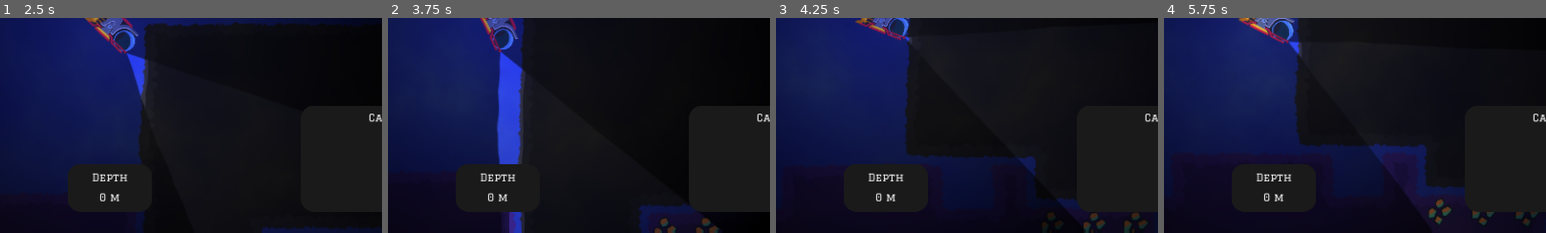
Above: before the commit, frames 1-4 (left to right).
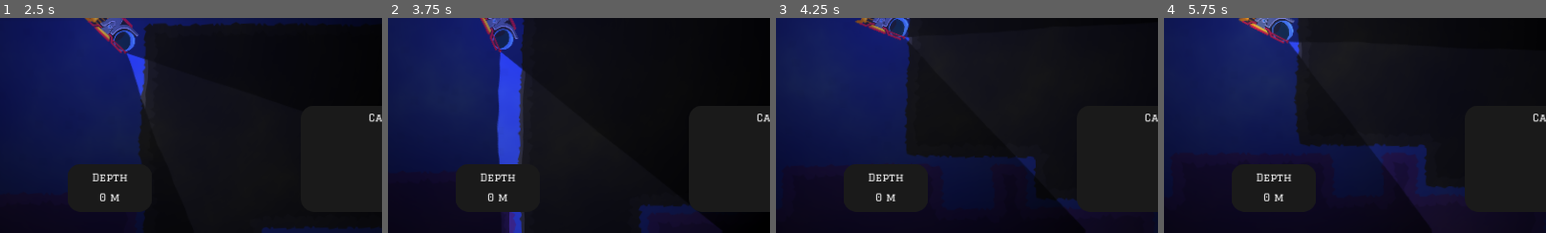
Above: after the commit, the same moments.

Repository: Remblej/SubmarineGame
Game: Godot game, scene res://map/test.tscn
Same seed, same stepped clock (60 frames per second), same inputs: the game is played once before the commit and once after it. The engine's default icon, where the game draws it, is replaced by a stand-in: a white triangle on a blue panel in a dark square.
Inputs (mouse positions are % of the whole screen's width and height, from its top left):
- Up to frame 1 (2.5 s): move the mouse to (72, 45) at 0.52 s; press the mouse at (72, 45) at 0.53 s; hold D (debug_right) 0.53-1.28 s; move the mouse to (30, 55) at 1.27 s; release the mouse at (30, 55) at 1.28 s; hold A (debug_left) 1.28-2.03 s; click (30, 55) at 1.35 s; move the mouse to (60, 28) at 2.02 s; press the mouse at (60, 28) at 2.03 s; hold D (debug_right) from 2.03 s (still down)
- Up to frame 2 (3.75 s): move the mouse to (45, 70) at 2.77 s; release D (debug_right) at 2.78 s; release the mouse at (45, 70) at 2.78 s; hold W (debug_up) 2.78-3.53 s; click (45, 70) at 2.85 s; move the mouse to (80, 65) at 3.52 s; press the mouse at (80, 65) at 3.53 s; hold A (debug_left) from 3.53 s (still down)
- Up to frame 3 (4.25 s): keep holding A (debug_left); tap R (debug_regenerate) at 4.15 s
- Up to frame 4 (5.75 s): keep holding A (debug_left); move the mouse to (20, 35) at 4.27 s; release the mouse at (20, 35) at 4.28 s; click (20, 35) at 4.35 s; move the mouse to (55, 50) at 5.02 s; press the mouse at (55, 50) at 5.03 s
The pictures show only the part of the screen within x 36-86%, y 50-100%; the shares and areas given below are measured in that part.

Frame 1 is identical in both runs. In frame 2, 0.3% of the frame differs, in the area x 69-87%, y 92-100%; in frame 3, 0.4%; in frame 4, 0.5%, in the area x 69-98%, y 84-97%.

Commit message:
reveal only accessible resources

Diff:
--- a/map/map.gd
+++ b/map/map.gd
@@ -15,6 +15,7 @@
 var default_terrain_hit_points = 2 # todo based on depth / biome
 var resource_hit_points: Dictionary = {} # [resource_id: int, hit_points: int]
 var _tile_damage: Dictionary = {} # [Vector2i, int] # TODO clean to avoid memory leak
+var _explored_tiles: Array[Vector2i] = []
 
 func _ready() -> void:
 	Globals.drill_hit.connect(_on_drill_hit)
@@ -28,9 +29,11 @@
 	_tile_damage[coords] = _tile_damage.get(coords, 0) + drill_damage
 	Globals.tile_hit.emit(r)
 	if _tile_damage[coords] >= _get_hit_points(coords):
+		_tile_damage.erase(coords)
 		terrain_tml.set_cells_terrain_connect([coords], 0, -1, true)
 		Globals.tile_destroyed.emit(r)
-		_reveal_resources_at(terrain_tml.get_surrounding_cells(coords))
+		_reveal_resources_after_dig(coords)
+		#_reveal_resources_at(terrain_tml.get_surrounding_cells(coords))
 		if r:
 			resources_tml.erase_cell(coords)
 			Globals.resource_drilled.emit(r)
@@ -55,6 +58,8 @@
 	boundary_tml.clear()
 	resources_tml.clear()
 	hidden_resources_tml.clear()
+	_explored_tiles.clear()
+	_tile_damage.clear()
 	var settings = MapGenerator.MapGenerationSettings.new()
 	settings.playable_area = Rect2i().grow_individual(width/2, 0, width/2, height)
 	settings.total_area = settings.playable_area.grow_individual(bounds_padding, 1, bounds_padding, bounds_padding)
@@ -63,7 +68,8 @@
 	settings.no_bounds_zones.push_back(Rect2i().grow_individual(base_tunnel_width / 2, 0, base_tunnel_width / 2, height/2)) # make sure no bounds generate under base
 	map_generator.spawn_terrain(settings, terrain_tml, boundary_tml)
 	map_generator.spawn_resources(width, height, terrain_tml, hidden_resources_tml)
-	_reveal_resources_initially()
+	#_reveal_resources_initially()
+	_reveal_resources_after_dig(Vector2i.ZERO) ## reveal resources initially visible
 	print("full generation took: " + str(Time.get_unix_time_from_system() - time))
 
 func _input(event: InputEvent) -> void:
@@ -72,23 +78,50 @@
 	if event.is_action_pressed("debug_regenerate"):
 		generate()
 
-func _reveal_resources_initially():
-	for x in range(-width/2, width/2):
-		for y in range(0, height):
-			var coords = Vector2i(x, y)
-			var source_id = hidden_resources_tml.get_cell_source_id(coords)
-			if source_id != -1 and _is_next_to_edge(coords):
-				_reveal_resources_at([coords])
+#func _reveal_resources_initially():
+	#for x in range(-width/2, width/2):
+		#for y in range(0, height):
+			#var coords = Vector2i(x, y)
+			#var source_id = hidden_resources_tml.get_cell_source_id(coords)
+			#if source_id != -1 and _is_next_to_edge(coords):
+				#_reveal_resources_at([coords])
+#
+#func _reveal_resources_at(coords: Array[Vector2i]):
+	#for c in coords:
+		#var source_id = hidden_resources_tml.get_cell_source_id(c)
+		#if source_id != -1:
+			#resources_tml.set_cell(c, source_id, hidden_resources_tml.get_cell_atlas_coords(c))
+			#hidden_resources_tml.erase_cell(c)
 
-func _reveal_resources_at(coords: Array[Vector2i]):
-	for c in coords:
-		var source_id = hidden_resources_tml.get_cell_source_id(c)
-		if source_id != -1:
-			resources_tml.set_cell(c, source_id, hidden_resources_tml.get_cell_atlas_coords(c))
-			hidden_resources_tml.erase_cell(c)
+func _reveal_resources_at(coords: Vector2i):
+	var source_id = hidden_resources_tml.get_cell_source_id(coords)
+	if source_id != -1:
+		resources_tml.set_cell(coords, source_id, hidden_resources_tml.get_cell_atlas_coords(coords))
+		hidden_resources_tml.erase_cell(coords)
 
 func _is_next_to_edge(coords: Vector2i) -> bool:
 	for c in terrain_tml.get_surrounding_cells(coords):
 		if terrain_tml.get_cell_source_id(c) == -1:
 			return true
 	return false
+
+func _reveal_resources_after_dig(dig_position: Vector2i):
+	var queue = [dig_position]
+
+	while queue.size() > 0:
+		var current = queue.pop_back()
+
+		if current.y < 0: ## below 0 there is no map - safeguard from indefinate search
+			continue
+		if current in _explored_tiles: ## don't backtrack
+			continue
+		if terrain_tml.get_cell_source_id(current) != -1: ## if we hit terrain, reveal and stop
+			_reveal_resources_at(current)
+			continue
+		if boundary_tml.get_cell_source_id(current) != -1: ## if we hit bounds, stop propagation
+			continue
+
+		## Otherwise (we hit not explored, empty tile) - set as explored and flood further
+		_explored_tiles.push_back(current)
+		for offset in [Vector2i(-1, 0), Vector2i(-1, -1), Vector2i(-1, 1), Vector2i(1, 0), Vector2i(1, -1), Vector2i(1, 1), Vector2i(0, -1), Vector2i(0, 1)]: # traverse in 8 directions
+			queue.append(current + offset)
--- a/map/test.tscn
+++ b/map/test.tscn
@@ -688,7 +688,7 @@
 
 [node name="HiddenResourcesTML" type="TileMapLayer" parent="Map"]
 visible = false
-modulate = Color(0.708613, 0.672995, 0.540521, 1)
+modulate = Color(0.172833, 0.172833, 0.172833, 1)
 tile_map_data = PackedByteArray("AAD6/w8AAgAAAAAAAAD5/w4AAgABAAAAAAD6/wwAAgACAAAAAAD7/wsAAgACAAAAAAD8/wsAAgABAAAAAAD7/w …(352 unchanged characters)…
 tile_set = SubResource("TileSet_v1x37")
 
